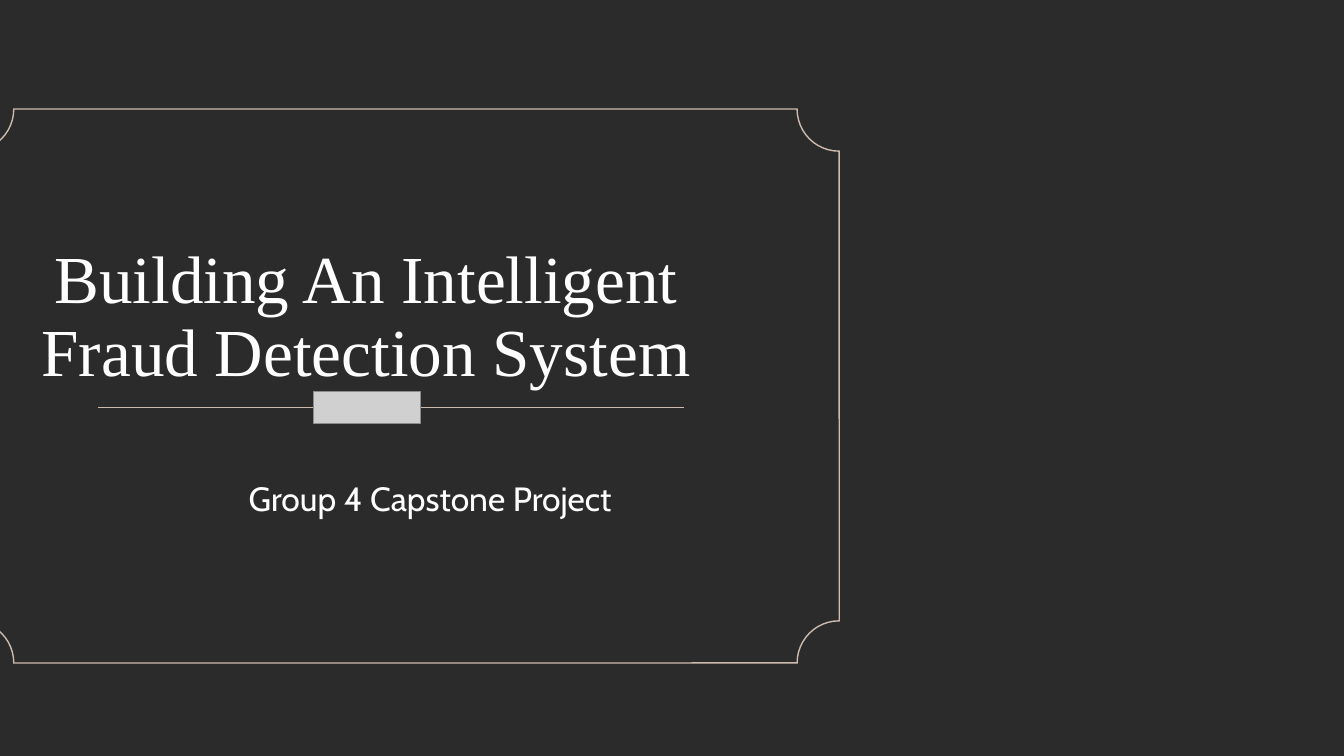
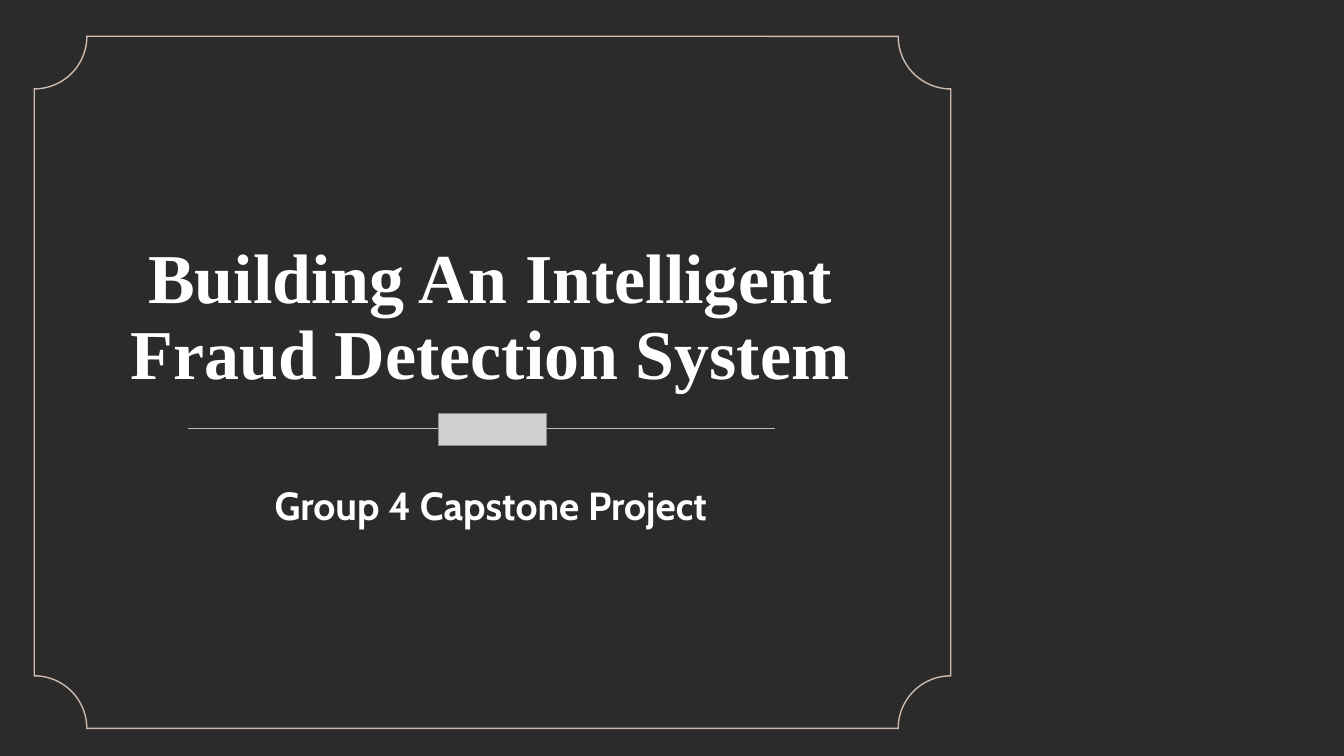
Before and after one commit to gkipkirui1/DSF-PT08P5-GROUP4-CAPSTONE-PROJECT, a slide deck: slide 1 of presentation/powerpoint_presentation.pptx. Drawn at 1344x756 pixels with LibreOffice and Linux fonts; fonts in the diff are those of the drawing; grey boxes stand for pictures; background and template pictures are left out; a plain dark background stands for a picture behind light text. Boxes give left, top, right and bottom in pixels: in the first picture for what was removed or moved away, otherwise in the second. Text is boxed around its words. In the diff, an @@ line names an element or a change of style, - is before the commit and + after.

```diff
--- a/presentation/powerpoint_presentation.pptx
+++ b/presentation/powerpoint_presentation.pptx
@@ plaque: place and size @@
-plaque at box(0, 109, 840, 663)
+plaque at box(34, 36, 951, 729)
@@ title "Building An Intelligent Fraud Detection ...": place and size @@
-title "Building An Intelligent Fraud Detection ..." at box(42, 256, 691, 389)
+title "Building An Intelligent Fraud Detection ..." at box(131, 254, 850, 392)
@@ title "Building An Intelligent Fraud Detection ..." at box(131, 254, 850, 392): size 48 to 50 pt, bold on @@
@@ picture: place and size @@
-picture at box(314, 392, 420, 423)
+picture at box(440, 413, 546, 445)
@@ line moved from (98, 407) - (685, 407) to (189, 429) - (775, 429) @@
@@ subtitle "Group 4 Capstone Project": place and size @@
-subtitle "Group 4 Capstone Project" at box(249, 487, 612, 519)
+subtitle "Group 4 Capstone Project" at box(275, 492, 707, 529)
@@ subtitle "Group 4 Capstone Project" at box(275, 492, 707, 529): size 24 to 28 pt, bold on @@
```
Also in this commit, not shown: 9 other slides changed, 5 slides added, 4 slides removed, 1 other file.
